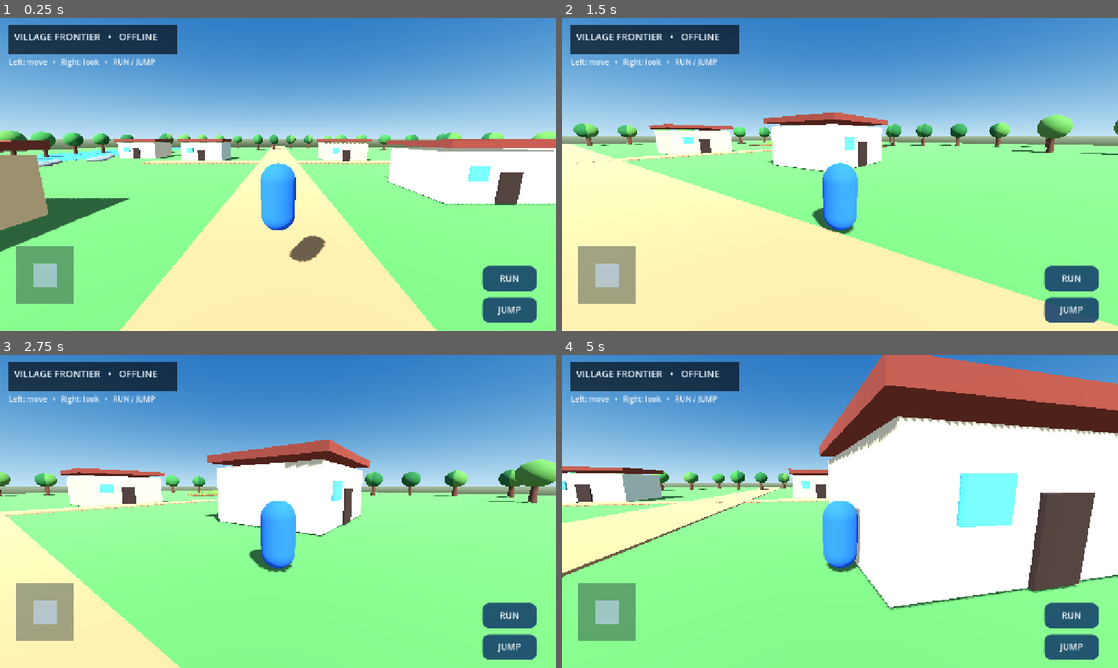
Above: before the commit, frames 1-4 (two rows, left to right).
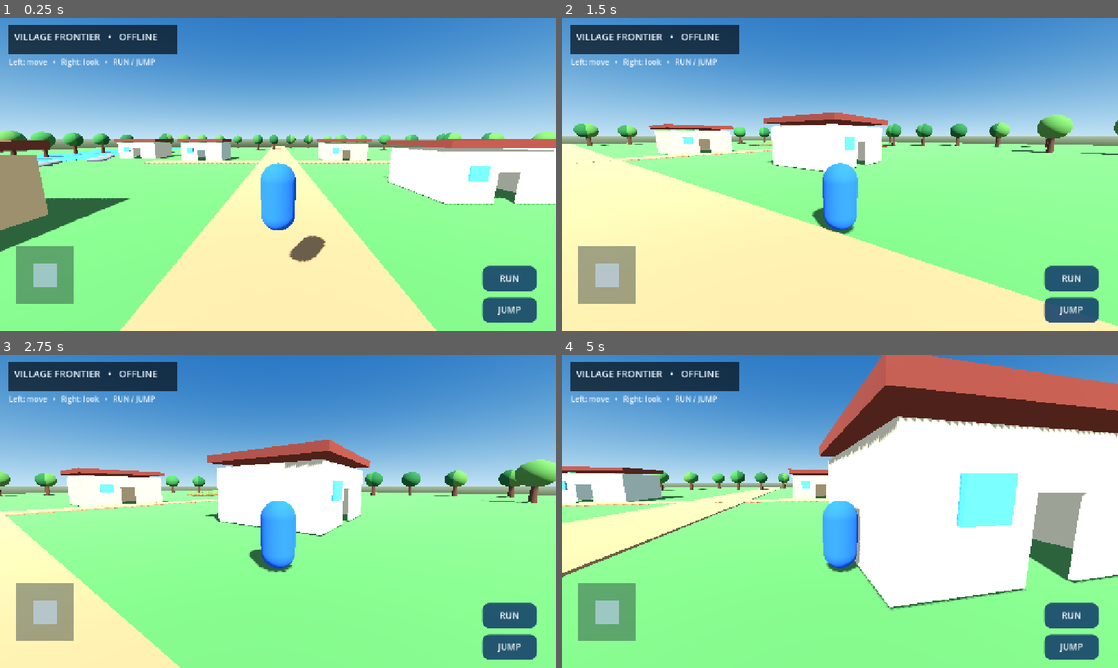
Above: after the commit, the same moments.

Repository: ishak6/open-world-3d-android
Game: Godot game, scene res://scenes/main.tscn
Same seed, same stepped clock (60 frames per second), same inputs: the game is played once before the commit and once after it.
Inputs (mouse positions are in pixels of both pictures, inside the frame that each line leads up to):
- Up to frame 1 (0.25 s): no input
- Up to frame 2 (1.5 s): tap Enter at 0.5 s; move the mouse to (867, 174) at 0.52 s; hold Up (ui_up) from 0.53 s (still down); move the mouse to (812, 174) at 1.27 s
- Up to frame 3 (2.75 s): keep holding Up (ui_up); move the mouse to (289, 505) at 2.02 s
- Up to frame 4 (5 s): keep holding Up (ui_up); move the mouse to (834, 517) at 2.77 s; move the mouse to (878, 514) at 3.52 s; move the mouse to (795, 508) at 4.27 s

The runs differ from the first frame. In frame 1, 0.6% of the frame differs, in the area x 23-95%, y 39-60%; in frame 2, 0.2%; in frame 3, 0.3%; in frame 4, 3.3%, in the area x 2-100%, y 4-80%.

Commit message:
Add house doorways and tree trunk collision

Diff:
--- a/scripts/main.gd
+++ b/scripts/main.gd
@@ -119,9 +119,14 @@
 	for i in range(house_positions.size()):
 		var p: Vector3 = house_positions[i]
 		var wall_mat: Material = wall_mats[i % wall_mats.size()]
-		_add_box(self, p + Vector3(0, 1.7, 0), Vector3(8, 3.4, 7), wall_mat, true)
+		# Four wall sections leave a real doorway opening at the front.
+		_add_box(self, p + Vector3(0, 1.7, -3.44), Vector3(8, 3.4, 0.12), wall_mat, true)
+		_add_box(self, p + Vector3(-3.94, 1.7, 0), Vector3(0.12, 3.4, 7), wall_mat, true)
+		_add_box(self, p + Vector3(3.94, 1.7, 0), Vector3(0.12, 3.4, 7), wall_mat, true)
+		_add_box(self, p + Vector3(-2.375, 1.7, 3.44), Vector3(3.25, 3.4, 0.12), wall_mat, true)
+		_add_box(self, p + Vector3(2.375, 1.7, 3.44), Vector3(3.25, 3.4, 0.12), wall_mat, true)
+		_add_box(self, p + Vector3(0, 2.75, 3.44), Vector3(1.5, 1.3, 0.12), wall_mat, true)
 		_add_box(self, p + Vector3(0, 3.9, 0), Vector3(8.8, 0.45, 7.8), roof_mat)
-		_add_box(self, p + Vector3(0, 1.05, 3.56), Vector3(1.35, 2.1, 0.12), _material(Color(0.18, 0.12, 0.09)))
 		_add_box(self, p + Vector3(-2.1, 2.0, 3.57), Vector3(1.15, 1.0, 0.14), _material(Color(0.27, 0.58, 0.72)))
 
 	# Farmland plots and crop rows.
@@ -158,6 +163,9 @@
 		add_child(rock)
 
 func _add_tree(pos: Vector3, trunk_mat: Material, leaf_mat: Material) -> void:
+	var tree_body := StaticBody3D.new()
+	tree_body.position = pos
+
 	var trunk := MeshInstance3D.new()
 	var trunk_mesh := CylinderMesh.new()
 	trunk_mesh.top_radius = 0.28
@@ -165,8 +173,16 @@
 	trunk_mesh.height = 3.4
 	trunk.mesh = trunk_mesh
 	trunk.material_override = trunk_mat
-	trunk.position = pos + Vector3(0, 1.7, 0)
-	add_child(trunk)
+	trunk.position = Vector3(0, 1.7, 0)
+	tree_body.add_child(trunk)
+
+	var trunk_collision := CollisionShape3D.new()
+	var trunk_shape := CylinderShape3D.new()
+	trunk_shape.radius = 0.42
+	trunk_shape.height = 3.4
+	trunk_collision.shape = trunk_shape
+	trunk_collision.position = Vector3(0, 1.7, 0)
+	tree_body.add_child(trunk_collision)
 
 	var crown := MeshInstance3D.new()
 	var crown_mesh := SphereMesh.new()
@@ -174,8 +190,9 @@
 	crown_mesh.height = 3.7
 	crown.mesh = crown_mesh
 	crown.material_override = leaf_mat
-	crown.position = pos + Vector3(0, 4.0, 0)
-	add_child(crown)
+	crown.position = Vector3(0, 4.0, 0)
+	tree_body.add_child(crown)
+	add_child(tree_body)
 
 func _build_player() -> void:
 	player = CharacterBody3D.new()
